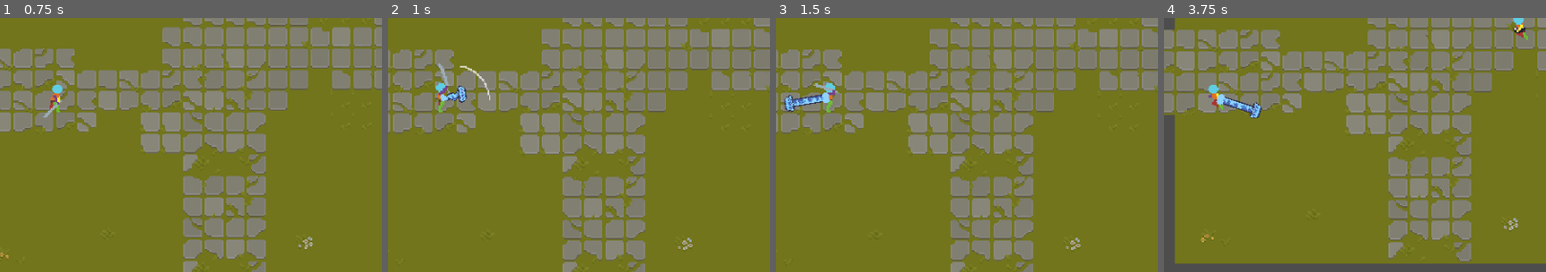
Above: before the commit, frames 1-4 (left to right).
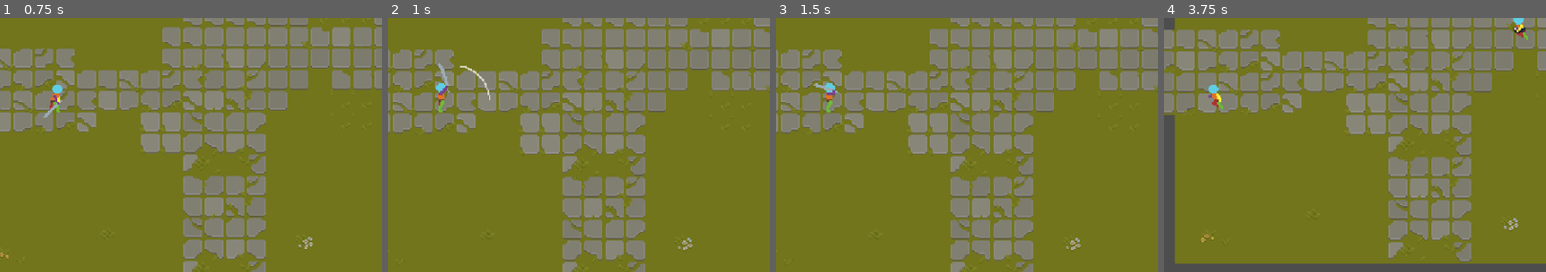
Above: after the commit, the same moments.

Repository: DmNiv/Tekoha
Game: Godot game, scene res://levels/teste.tscn
The game is run twice, just before and just after one commit, with the same random seed, the same clock (stepped at 60 frames per second) and the same inputs.
Inputs (mouse positions are % of the whole screen's width and height, from its top left):
- Up to frame 1 (0.75 s): move the mouse to (72, 45) at 0.52 s; hold D (move_right) from 0.53 s (still down); click (72, 45) at 0.6 s
- Up to frame 2 (1 s): keep holding D (move_right); tap Space (use_ability) at 0.8 s
- Up to frame 3 (1.5 s): move the mouse to (30, 55) at 1.27 s; release D (move_right) at 1.28 s; hold S (move_down) from 1.28 s (still down); tap Space (use_ability) at 1.35 s
- Up to frame 4 (3.75 s): click (30, 55) at 1.55 s; move the mouse to (60, 28) at 2.02 s; release S (move_down) at 2.03 s; hold D (move_right) 2.03-2.78 s; click (60, 28) at 2.1 s; tap Space (use_ability) at 2.3, 3.6 s; move the mouse to (45, 70) at 2.77 s; hold W (move_up) 2.78-3.53 s; right-click (45, 70) at 2.85 s; click (45, 70) at 3.05 s; move the mouse to (80, 65) at 3.52 s; hold A (move_left) from 3.53 s (still down)
The pictures show only the part of the screen within x 43-93%, y 34-84%; the shares and areas given below are measured in that part.

Frame 1 is identical in both runs. In frame 2, 0.3% of the frame differs, in the area x 13-21%, y 26-34%; in frame 3, 0.5%, in the area x 2-15%, y 29-38%; in frame 4, 0.5%.

Commit message:
protótipo de amuleto

Diff:
--- a/tekoha/amulets/vitoria_regia/vitoria_regia.gd
+++ b/tekoha/amulets/vitoria_regia/vitoria_regia.gd
@@ -4,13 +4,16 @@
 @onready var animated_sprite_2d: AnimatedSprite2D = $AnimatedSprite2D
 @onready var water_collision: CollisionShape2D = $WaterArea/WaterCollision
 @onready var player : Player = get_tree().get_first_node_in_group("Player")
+@onready var attack : Attack = Attack.new()
 
 func _ready() -> void:
 	animated_sprite_2d.animation = "start"
+	attack.knockback_force = 400
 
 func _process(delta: float) -> void:
 	look_at(get_global_mouse_position())
 	if Input.is_action_just_pressed("use_ability"):
+		attack.attack_position = global_position
 		animated_sprite_2d.visible = true
 		water_collision.disabled = false
 		animation_player.play("start")
@@ -27,4 +30,4 @@
 
 
 func _on_water_area_area_entered(area: Area2D) -> void:
-	area.get_parent().velocity -= 200
+	area.get_parent().velocity += (area.get_parent().global_position - attack.attack_position).normalized() * attack.knockback_force
--- a/tekoha/amulets/vitoria_regia/vitoria_regia.tscn
+++ b/tekoha/amulets/vitoria_regia/vitoria_regia.tscn
@@ -84,6 +84,80 @@
 "speed": 5.0
 }]
 
+[sub_resource type="Animation" id="Animation_odqkh"]
+length = 0.001
+tracks/0/type = "value"
+tracks/0/imported = false
+tracks/0/enabled = true
+tracks/0/path = NodePath("AnimatedSprite2D:animation")
+tracks/0/interp = 1
+tracks/0/loop_wrap = true
+tracks/0/keys = {
+"times": PackedFloat32Array(0),
+"transitions": PackedFloat32Array(1),
+"update": 1,
+"values": [&"finish"]
+}
+
+[sub_resource type="Animation" id="Animation_3bpfj"]
+resource_name = "finish"
+length = 0.250004
+step = 0.0416667
+tracks/0/type = "value"
+tracks/0/imported = false
+tracks/0/enabled = true
+tracks/0/path = NodePath("AnimatedSprite2D:animation")
+tracks/0/interp = 1
+tracks/0/loop_wrap = true
+tracks/0/keys = {
+"times": PackedFloat32Array(0),
+"transitions": PackedFloat32Array(1),
+"update": 1,
+"values": [&"finish"]
+}
+tracks/1/type = "value"
+tracks/1/imported = false
+tracks/1/enabled = true
+tracks/1/path = NodePath("AnimatedSprite2D:frame")
+tracks/1/interp = 1
+tracks/1/loop_wrap = true
+tracks/1/keys = {
+"times": PackedFloat32Array(0, 0.0833333, 0.166667),
+"transitions": PackedFloat32Array(1, 1, 1),
+"update": 1,
+"values": [0, 1, 2]
+}
+
+[sub_resource type="Animation" id="Animation_ut0mp"]
+resource_name = "loop"
+length = 0.291671
+loop_mode = 2
+step = 0.0416667
+tracks/0/type = "value"
+tracks/0/imported = false
+tracks/0/enabled = true
+tracks/0/path = NodePath("AnimatedSprite2D:animation")
+tracks/0/interp = 1
+tracks/0/loop_wrap = true
+tracks/0/keys = {
+"times": PackedFloat32Array(0),
+"transitions": PackedFloat32Array(1),
+"update": 1,
+"values": [&"loop"]
+}
+tracks/1/type = "value"
+tracks/1/imported = false
+tracks/1/enabled = true
+tracks/1/path = NodePath("AnimatedSprite2D:frame")
+tracks/1/interp = 1
+tracks/1/loop_wrap = true
+tracks/1/keys = {
+"times": PackedFloat32Array(0, 0.0833333, 0.166667, 0.25),
+"transitions": PackedFloat32Array(1, 1, 1, 1),
+"update": 1,
+"values": [0, 1, 1, 2]
+}
+
 [sub_resource type="Animation" id="Animation_yiqck"]
 resource_name = "start"
 length = 0.166671
@@ -113,80 +187,6 @@
 "values": [0, 1]
 }
 
-[sub_resource type="Animation" id="Animation_odqkh"]
-length = 0.001
-tracks/0/type = "value"
-tracks/0/imported = false
-tracks/0/enabled = true
-tracks/0/path = NodePath("AnimatedSprite2D:animation")
-tracks/0/interp = 1
-tracks/0/loop_wrap = true
-tracks/0/keys = {
-"times": PackedFloat32Array(0),
-"transitions": PackedFloat32Array(1),
-"update": 1,
-"values": [&"finish"]
-}
-
-[sub_resource type="Animation" id="Animation_3bpfj"]
-resource_name = "finish"
-length = 0.250004
-step = 0.0416667
-tracks/0/type = "value"
-tracks/0/imported = false
-tracks/0/enabled = true
-tracks/0/path = NodePath("AnimatedSprite2D:animation")
-tracks/0/interp = 1
-tracks/0/loop_wrap = true
-tracks/0/keys = {
-"times": PackedFloat32Array(0),
-"transitions": PackedFloat32Array(1),
-"update": 1,
-"values": [&"finish"]
-}
-tracks/1/type = "value"
-tracks/1/imported = false
-tracks/1/enabled = true
-tracks/1/path = NodePath("AnimatedSprite2D:frame")
-tracks/1/interp = 1
-tracks/1/loop_wrap = true
-tracks/1/keys = {
-"times": PackedFloat32Array(0, 0.0833333, 0.166667),
-"transitions": PackedFloat32Array(1, 1, 1),
-"update": 1,
-"values": [0, 1, 2]
-}
-
-[sub_resource type="Animation" id="Animation_ut0mp"]
-resource_name = "loop"
-length = 0.291671
-loop_mode = 2
-step = 0.0416667
-tracks/0/type = "value"
-tracks/0/imported = false
-tracks/0/enabled = true
-tracks/0/path = NodePath("AnimatedSprite2D:animation")
-tracks/0/interp = 1
-tracks/0/loop_wrap = true
-tracks/0/keys = {
-"times": PackedFloat32Array(0),
-"transitions": PackedFloat32Array(1),
-"update": 1,
-"values": [&"loop"]
-}
-tracks/1/type = "value"
-tracks/1/imported = false
-tracks/1/enabled = true
-tracks/1/path = NodePath("AnimatedSprite2D:frame")
-tracks/1/interp = 1
-tracks/1/loop_wrap = true
-tracks/1/keys = {
-"times": PackedFloat32Array(0, 0.0833333, 0.166667, 0.25),
-"transitions": PackedFloat32Array(1, 1, 1, 1),
-"update": 1,
-"values": [0, 1, 1, 2]
-}
-
 [sub_resource type="AnimationLibrary" id="AnimationLibrary_io7u0"]
 _data = {
 &"RESET": SubResource("Animation_odqkh"),
@@ -197,7 +197,7 @@
 
 [sub_resource type="CapsuleShape2D" id="CapsuleShape2D_8kknu"]
 radius = 11.0
-height = 58.0
+height = 144.0
 
 [node name="VitoriaRegia" type="Node2D"]
 script = ExtResource("1_udvkp")
@@ -220,7 +220,7 @@
 collision_mask = 4
 
 [node name="WaterCollision" type="CollisionShape2D" parent="WaterArea"]
-position = Vector2(29, 0)
+position = Vector2(72, 0)
 rotation = -1.5708
 shape = SubResource("CapsuleShape2D_8kknu")
 disabled = true
--- a/tekoha/enemies/enemy_ranged/enemy_ranged_states/state_range_attack01.gd
+++ b/tekoha/enemies/enemy_ranged/enemy_ranged_states/state_range_attack01.gd
@@ -26,6 +26,7 @@
 
 
 func shoot():
+
 	var projectile_instance: Projectile = projectile.instantiate()
 	get_tree().current_scene.add_child(projectile_instance)
 	projectile_instance.global_position = enemy.global_position
--- a/tekoha/player/player.tscn
+++ b/tekoha/player/player.tscn
@@ -36,7 +36,6 @@
 [ext_resource type="Script" uid="uid://bams61k3mbgxn" path="res://player/states/attack_end.gd" id="25_knn7v"]
 [ext_resource type="Script" uid="uid://tc6n5rypn0ql" path="res://player/states/state_attack02.gd" id="30_jd2rm"]
 [ext_resource type="Script" uid="uid://dksw0a2dtuj7o" path="res://player/states/state_dash.gd" id="32_1s1yo"]
-[ext_resource type="PackedScene" uid="uid://noexr0eshm8s" path="res://amulets/vitoria_regia/vitoria_regia.tscn" id="37_pnw6m"]
 
 [sub_resource type="RectangleShape2D" id="RectangleShape2D_1s1yo"]
 size = Vector2(68, 39)
@@ -2694,8 +2693,6 @@
 [node name="RollTimer" type="Timer" parent="."]
 one_shot = true
 
-[node name="VitoriaRegia" parent="." instance=ExtResource("37_pnw6m")]
-
 [connection signal="area_entered" from="Weapon/WeaponHitbox" to="Weapon" method="_on_weapon_hitbox_area_entered"]
 [connection signal="animation_finished" from="AnimationTree" to="StateMachine/Attack01" method="_on_animation_tree_animation_finished"]
 [connection signal="animation_finished" from="AnimationTree" to="StateMachine/AttackEnd" method="_on_animation_tree_animation_finished"]
Not shown: 1 places in tekoha/player/player.tscn that only renumber resources
